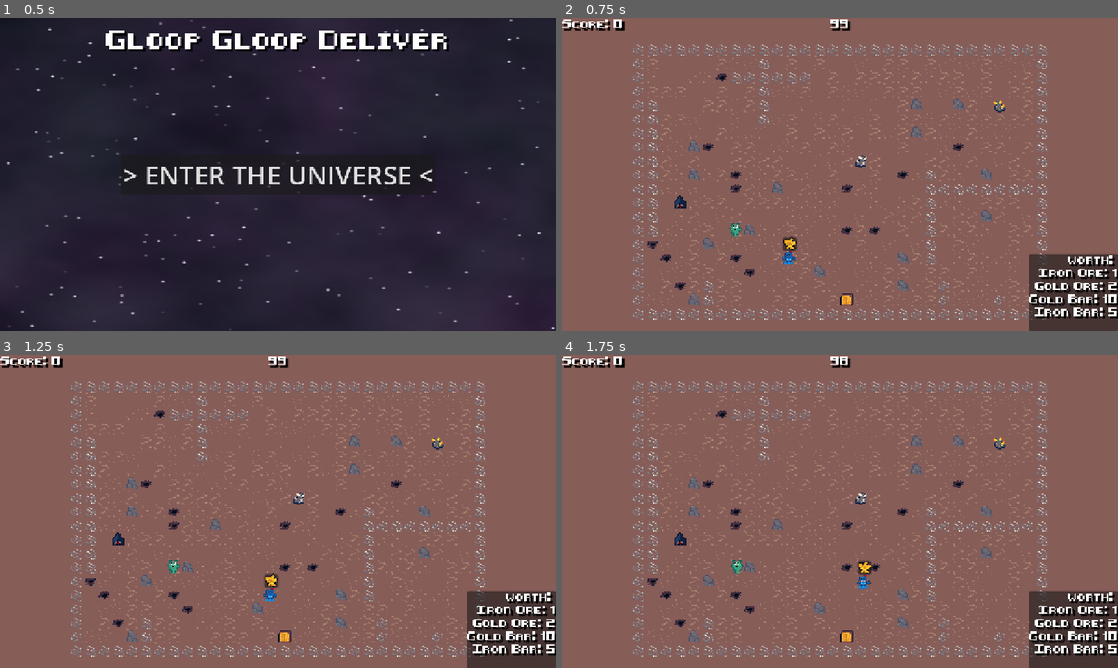
Above: before the commit, frames 1-4 (two rows, left to right).
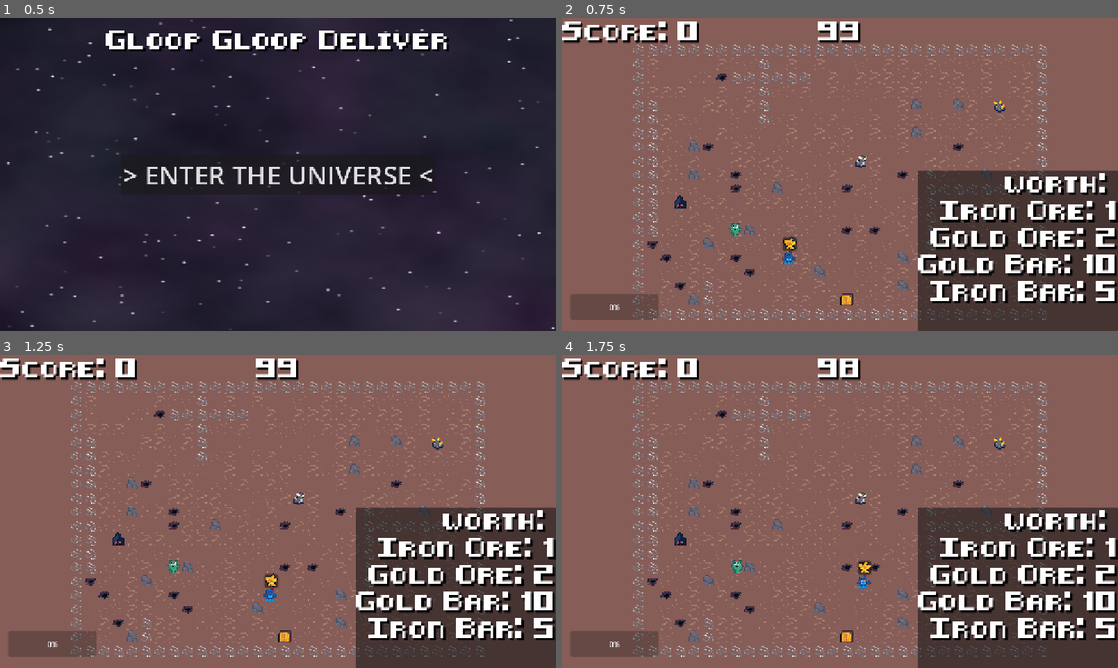
Above: after the commit, the same moments.

Repository: GameAISchool2026members/GloopGloopDelivery
Game: Godot game, scene res://menu/menu.tscn
Two runs of this game, one before a commit and one after it. Both use one fixed random seed, a clock stepped at 60 frames per second and the inputs below.
Inputs (mouse positions are in pixels of both pictures, inside the frame that each line leads up to):
- Up to frame 1 (0.5 s): no input
- Up to frame 2 (0.75 s): click "> ENTER THE UNIVERSE <" at 0.5 s
- Up to frame 3 (1.25 s): no input
- Up to frame 4 (1.75 s): move the mouse to (962, 495) at 1.27 s; hold D (right) from 1.28 s (still down); tap Space (interact) at 1.35 s; click (962, 495) at 1.42 s

Frame 1 is identical in both runs. In frame 2, 19% of the frame differs, in the area x 0-100%, y 0-100%; in frame 3, 19%; in frame 4, 20%.
Error after the commit: Trying to assign value of type 'ProgressBar' to a variable of type 'Label'. (res://game/gui.gd:6)

Commit message:
added progressbar item

Diff:
--- a/game/game.tscn
+++ b/game/game.tscn
@@ -15,6 +15,7 @@
 
 [sub_resource type="LabelSettings" id="LabelSettings_vasa2"]
 font = ExtResource("1_l1rk1")
+font_size = 36
 shadow_size = 2
 shadow_color = Color(0, 0, 0, 1)
 shadow_offset = Vector2(5, 5)
@@ -71,6 +72,13 @@
 label_settings = SubResource("LabelSettings_vasa2")
 horizontal_alignment = 2
 
+[node name="ProgressBar" type="ProgressBar" parent="CanvasLayer/GUI" unique_id=1254479555]
+layout_mode = 0
+offset_left = 19.0
+offset_top = 635.0
+offset_right = 222.0
+offset_bottom = 695.0
+
 [node name="GameManager" type="Node2D" parent="." unique_id=385739205 node_paths=PackedStringArray("human_player", "robot_player", "terrain", "objectives_manager")]
 script = ExtResource("1_vasa2")
 score_table = Dictionary[ExtResource("4_qf6n1"), int]({
--- a/game/gui.gd
+++ b/game/gui.gd
@@ -3,7 +3,7 @@
 @onready var timer_label : Label = $Timer
 @onready var score_label : Label = $Score
 @onready var score_table : Label = $PanelContainer/ScoreTable
-
+@onready var bored_bar : Label = $ProgressBar
 func set_timer_value(value: float) -> void:
 	timer_label.text = str(int(value))
 
@@ -15,3 +15,5 @@
 		var value = table[item]
 		text +="%s: %d\n" % [item.name, value]
 	score_table.text = text
+func set_progress_bar(value: float) -> void:
+	bored_bar.value = value
